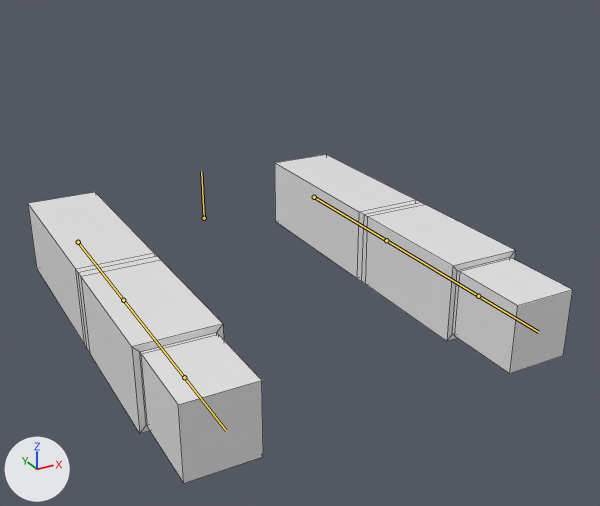
One commit to the Blender file Assets/Models/lp_arms.blend: the scene before it, then after it.
Camera for both pictures: a camera (50 mm lens) standing at (-0.527, -1.319, 0.549) and looking at (0.023, -0.319, 0.049). Every picture has the same lights, and +X, +Y and +Z are marked at lower left. The bones that bend it are drawn over the model as lines. Mesh edges are drawn as thin lines.

In view in the first picture: 'fps_arms_mesh'.
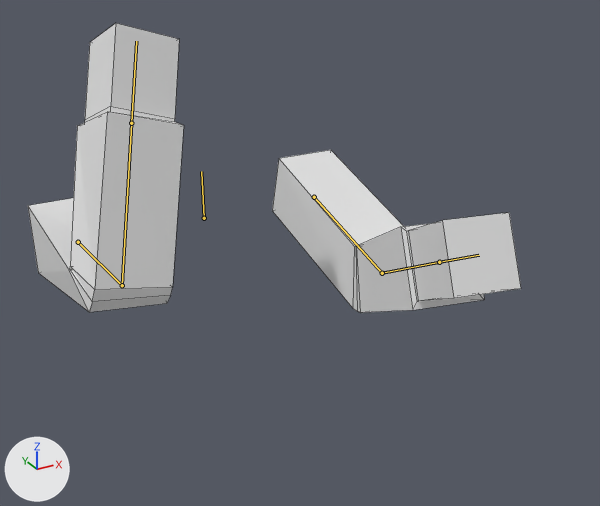
The newer file adds an action. The first version stands in its rest pose; the second is drawn at frame 16 of the action 'arms_phone'.

Boxes [x1, y1, x2, y2] around the edits, measured in the pictures (600 x 506 px):
'fps_arms_mesh', posed (10% narrower, 12% shorter): before [28, 154, 573, 483]; after [28, 23, 521, 313]
bone 'UpperArm.L', root to tip: before (314, 197) to (386, 240); after (314, 197) to (382, 273)
bone 'LowerArm.L', root to tip: before (386, 240) to (478, 296); after (382, 273) to (439, 262)
bone 'UpperArm.R', root to tip: before (78, 242) to (123, 300); after (78, 242) to (122, 285)
bone 'LowerArm.R', root to tip: before (123, 300) to (184, 377); after (122, 285) to (131, 123)

The edits, one by one:
Bone 'UpperArm.L' (bone_upperarm_l) turns from (0, 0, 0) to (15, 0, 0) degrees about its own x, y and z.
Bone 'LowerArm.L' (bone_lowerarm_l) turns from (0, 0, 0) to (43, 3, -12) degrees about its own x, y and z.
Bone 'UpperArm.R' (bone_upperarm_r) turns from (0, 0, 0) to (-5, 0, 0) degrees about its own x, y and z.
Bone 'LowerArm.R' (bone_lowerarm_r) turns from (0, 0, 0) to (108, -17, 3) degrees about its own x, y and z.
